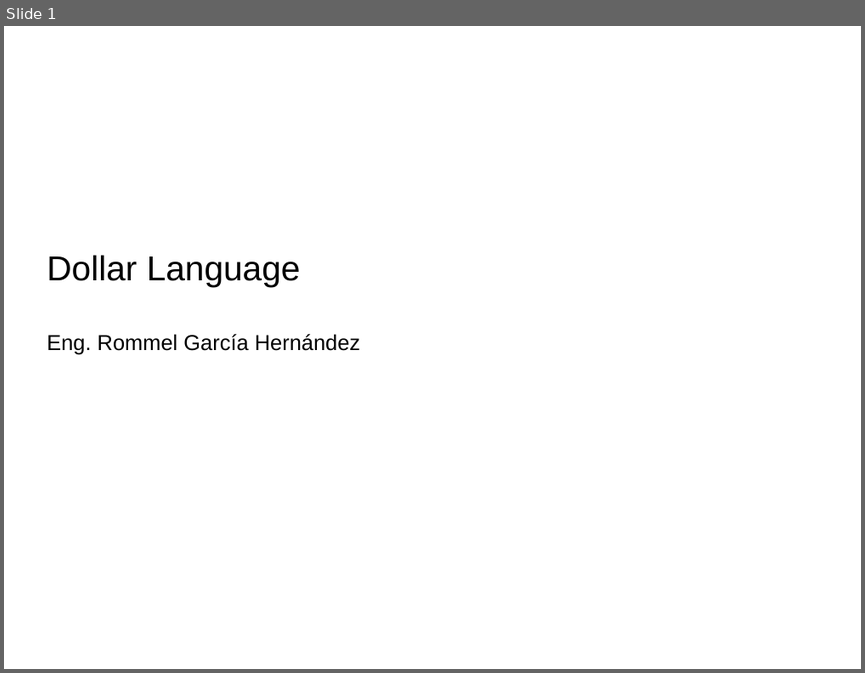
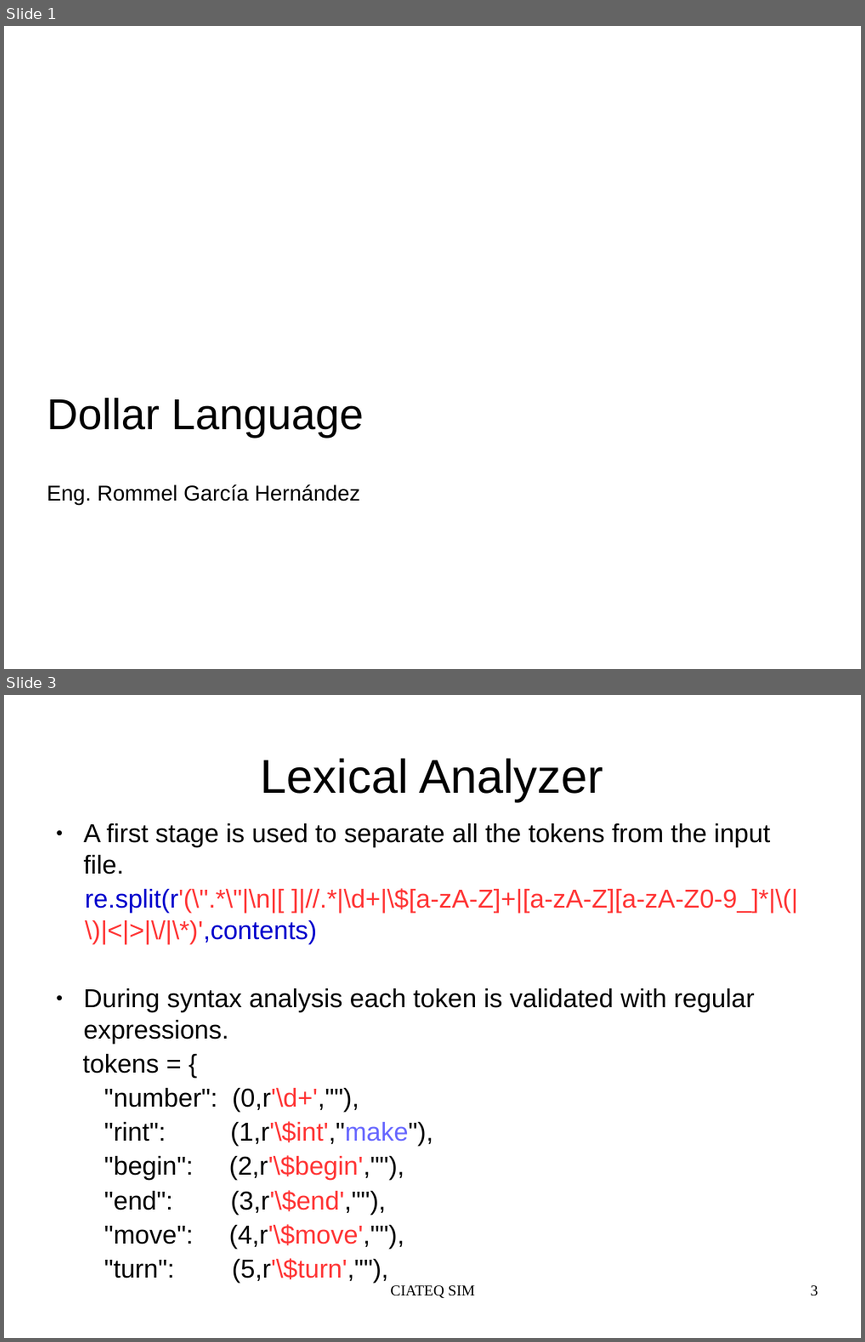
Before and after one commit to tehuano/compilers-sim, a slide deck: dollar_language.odp. Shown one above the other, each under a label of ours: slide 1 before the commit, slides 1 and 3 after it; the slides between them are not shown. The pictures are 865x673 and 865x1342 pixels, drawn with LibreOffice and Linux fonts; fonts in the diff are those of the drawing. Boxes give left, top, right and bottom in pixels: in the first picture for what was removed or moved away, otherwise in the second. Text is boxed around its words. In the diff, an @@ line names an element or a change of style, - is before the commit and + after.

```diff
--- a/dollar_language.odp
+++ b/dollar_language.odp
@@ slide 3 added at bbox=[4, 695, 861, 1338], background #FFFFFF @@
@@ title added at bbox=[261, 758, 603, 801], 44 pt, text #000000 @@
+Lexical Analyzer
@@ text added at bbox=[83, 823, 798, 1282], 24 pt, text #000000 @@
+● A first stage is used to separate all the tokens from the input file.
+re.split(r'(\".*\"|\n|[ ]|//.*|\d+|\$[a-zA-Z]+|[a-zA-Z][a-zA-Z0-9_]*|\(|\)|<|>|\/|\*)',contents)
+● During syntax analysis each token is validated with regular expressions.
+tokens = {
+"number": (0,r'\d+',""),
+"rint": (1,r'\$int',"make"),
+"begin": (2,r'\$begin',""),
+"end": (3,r'\$end',""),
+"move": (4,r'\$move',""),
+"turn": (5,r'\$turn',""),
@@ text added at bbox=[391, 1285, 475, 1298], 14 pt, text #000000 @@
+CIATEQ SIM
@@ page number added at bbox=[811, 1285, 818, 1295], 14 pt, text #000000 @@
+3
@@ slide 1 changed as well @@
@@ subtitle at bbox=[46, 397, 364, 437]: size 32 to 40 pt in "Dollar Language" @@
```
Also in this commit, not shown: 1 other slide changed, 9 other slides added, 6 slides removed, 3 other files.
